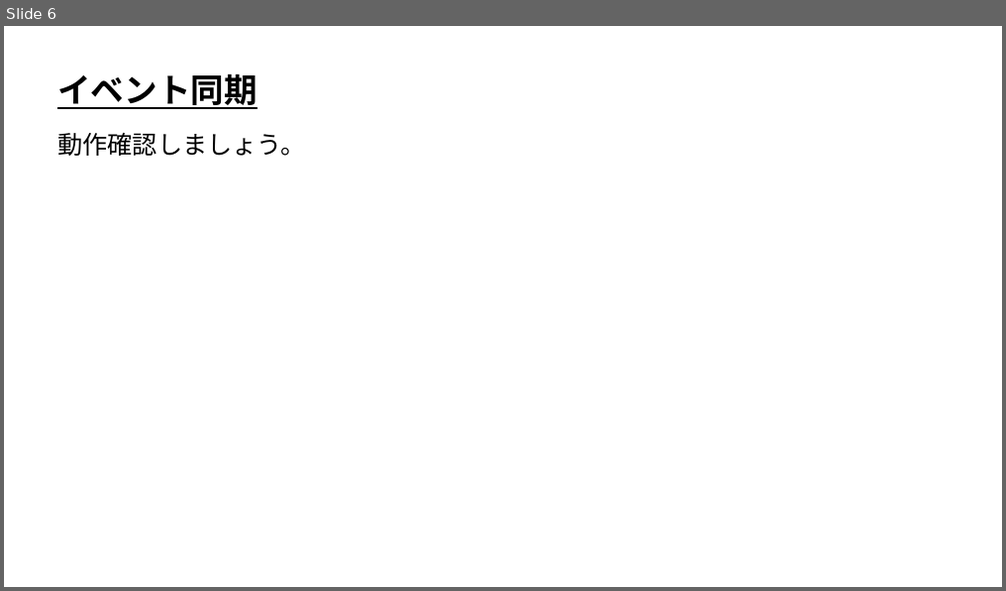
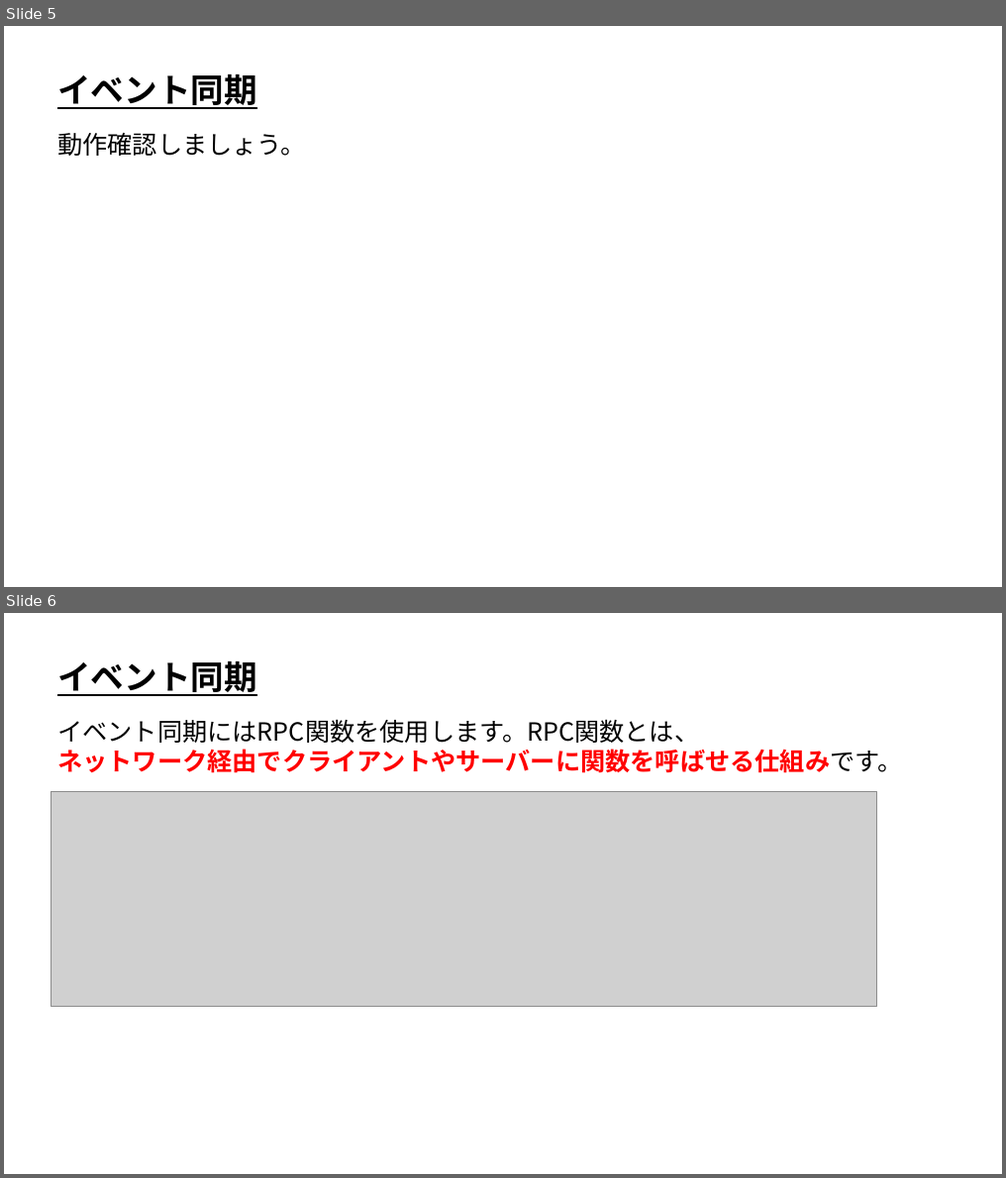
Before and after one commit to ArakiYusuke-Ohara/Textbook, a slide deck: ゲーム科3年/00_前期/オンラインゲームプログラミングⅡ/07_イベント同期.pptx. Shown one above the other, each under a label of ours: slide 6 before the commit, slides 5 and 6 after it. The pictures are 1006x591 and 1006x1178 pixels, drawn with LibreOffice and Linux fonts; fonts in the diff are those of the drawing; grey boxes stand for pictures. Boxes give left, top, right and bottom in pixels: in the first picture for what was removed or moved away, otherwise in the second. Text is boxed around its words. In the diff, an @@ line names an element or a change of style, - is before the commit and + after.

```diff
--- a/ゲーム科3年/00_前期/オンラインゲームプログラミングⅡ/07_イベント同期.pptx
+++ b/ゲーム科3年/00_前期/オンラインゲームプログラミングⅡ/07_イベント同期.pptx
@@ slide 6 added at bbox=[4, 613, 1002, 1174], background #FFFFFF @@
@@ text added at bbox=[57, 662, 257, 696], 32 pt, text #000000, bold, underline @@
+イベント同期
@@ text added at bbox=[57, 719, 902, 773], 24 pt, text #000000 @@
+イベント同期にはRPC関数を使用します。RPC関数とは、
+ネットワーク経由でクライアントやサーバーに関数を呼ばせる仕組みです。
@@ picture added at bbox=[51, 792, 876, 1006] @@
@@ what was slide 6 is now slide 5 @@
```
Also in this commit, not shown: 1 slide changed, 4 other slides added, 1 slide removed.
